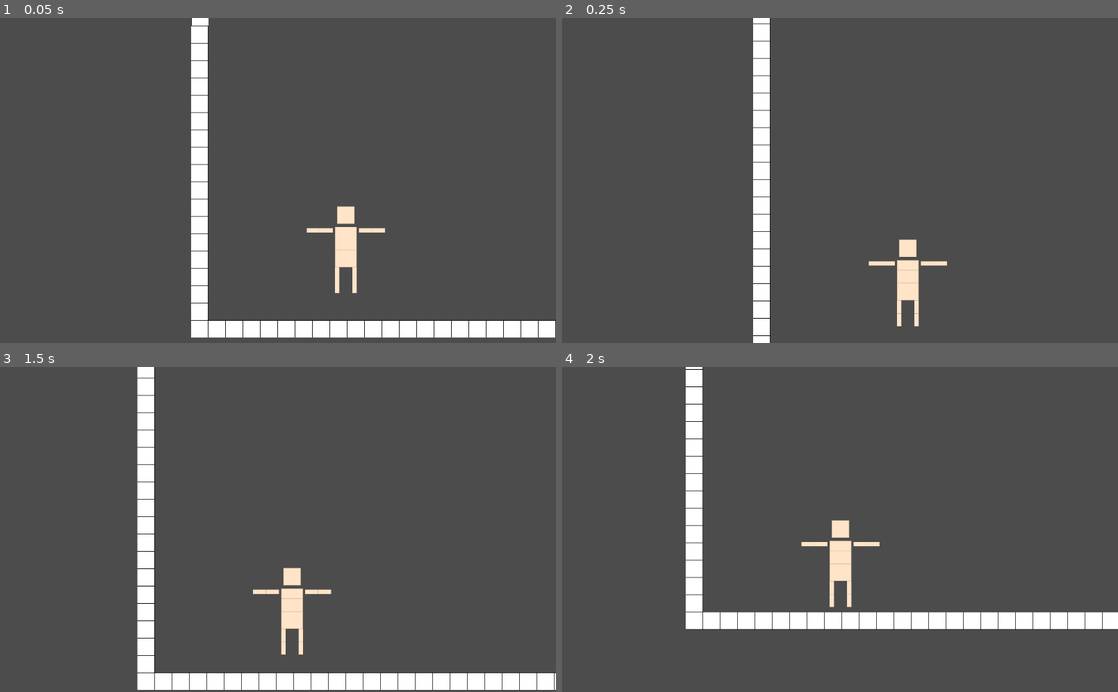
Above: before the commit, frames 1-4 (two rows, left to right).
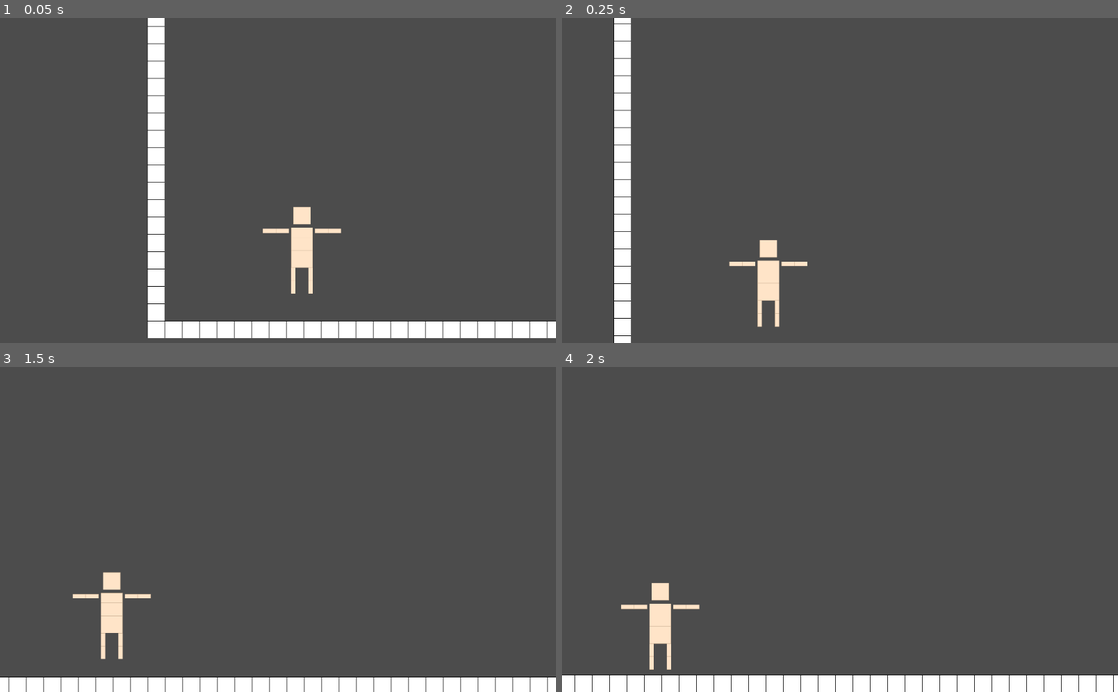
Above: after the commit, the same moments.

Repository: yuval-herman/ragdoll-game
Game: Godot game, scene res://main.tscn
The game is run twice, just before and just after one commit, with the same random seed, the same clock (stepped at 60 frames per second) and the same inputs.
Inputs (mouse positions are in pixels of both pictures, inside the frame that each line leads up to):
- Up to frame 1 (0.05 s): no input
- Up to frame 2 (0.25 s): no input
- Up to frame 3 (1.5 s): move the mouse to (344, 669) at 0.52 s; hold Mouse wheel up (zoom_in) 0.53-1.28 s; click (344, 669) at 0.67 s; tap Space (ui_select) at 0.77 s; move the mouse to (311, 669) at 1.27 s; tap Mouse wheel down (zoom_out) at 1.35 s; click (311, 669) at 1.42 s
- Up to frame 4 (2 s): tap Space (ui_select) at 1.52 s

The runs differ from the first frame. In frame 1, 8.7% of the frame differs, in the area x 26-100%, y 0-99%; in frame 2, 7.7%; in frame 3, 7.8%; in frame 4, 13%, in the area x 0-100%, y 0-100%.

Commit message:
added new ragdoll standing mechanic, changes camera limit mechanic

Diff:
--- a/main.tscn
+++ b/main.tscn
@@ -54,6 +54,9 @@
 [node name="Camera2D" type="Camera2D" parent="."]
 current = true
 zoom = Vector2( 2, 2 )
+limit_left = -320
+limit_bottom = 576
+limit_smoothed = true
 smoothing_enabled = true
 script = ExtResource( 3 )
 push_speed = 20
--- a/scripts/Camera2D.gd
+++ b/scripts/Camera2D.gd
@@ -6,9 +6,9 @@
 	var mp=view.get_mouse_position()/view.size
 	if mp.y<.05: #up
 		position.y-=push_speed
-	elif mp.y>.95 and global_position.y < 300: #down
+	elif mp.y>.95: #down
 		position.y+=push_speed
-	if mp.x<.035 and global_position.x > 180: #left
+	if mp.x<.035: #left
 		position.x-=push_speed
 	elif mp.x>.95: #rigth
 		position.x+=push_speed
--- a/scripts/ragdoll.gd
+++ b/scripts/ragdoll.gd
@@ -1,16 +1,17 @@
 extends Node2D
-var parts_touching_ground = []
+var ground_being_touched = []
+var touching_ground = []
+onready var body_parts = get_tree().get_nodes_in_group("body_part")
 var alive = true
 var held_object = null
 var stand_force = 10
 var is_slomo = false
 
 func _ready():
-	print(test())
 	for i in get_children():
 		if i.is_in_group("body_part"):
-			i.connect("body_entered", self, "hit_object")
-			i.connect("body_exited", self, "stop_touching")
+			i.connect("body_entered", self, "hit_object", [i])
+			i.connect("body_exited", self, "stop_touching", [i])
 			i.connect("clicked", self, "_on_bodypart_clicked")
 			i.connect("died", self, "_on_part_died")
 
@@ -18,13 +19,40 @@
 	if not alive:
 		set_process(false)
 
-func hit_object(body):
+func hit_object(body, rigidbody):
 	if body.is_in_group("ground"):
-		parts_touching_ground.append(body)
+		ground_being_touched.append(body)
+		touching_ground.append(rigidbody)
+		for body in body_parts:
+			if is_instance_valid(body):
+				body.gravity_scale = -stand_force/5
+			else:
+				body_parts.erase(body)
+		for body in touching_ground:
+			if is_instance_valid(body):
+				body.gravity_scale = stand_force*2
+			else:
+					touching_ground.erase(body)
 
-func stop_touching(body):
+func stop_touching(body, rigidbody):
 	if body.is_in_group("ground"):
-		parts_touching_ground.erase(body)
+		ground_being_touched.erase(body)
+		touching_ground.erase(rigidbody)
+		if touching_ground:
+			for body in body_parts:
+				if is_instance_valid(body):
+					body.gravity_scale = -stand_force/5
+				else:
+					body_parts.erase(body)
+			for body in touching_ground:
+				if is_instance_valid(body):
+					body.gravity_scale = stand_force*2
+				else:
+					touching_ground.erase(body)
+		else:
+			for body in body_parts:
+				body.gravity_scale = 1
+
 
 func _unhandled_input(event):
 	if event is InputEventMouseButton and event.button_index == BUTTON_LEFT:
@@ -40,12 +68,3 @@
 
 func _on_part_died(part):
 	alive=false
-
-func test():
-	var body_tree = Tree_node.new("head")
-	body_tree.add_child(Tree_node.new("body1"))
-	body_tree.child_array[0].add_child(Tree_node.new("l hand 1"))
-	body_tree.child_array[0].add_child(Tree_node.new("r hand 1"))
-	body_tree.child_array[0].add_child(Tree_node.new("body2"))
-	body_tree.child_array[0].child_array[0].add_child(Tree_node.new("body3"))
-	return body_tree
